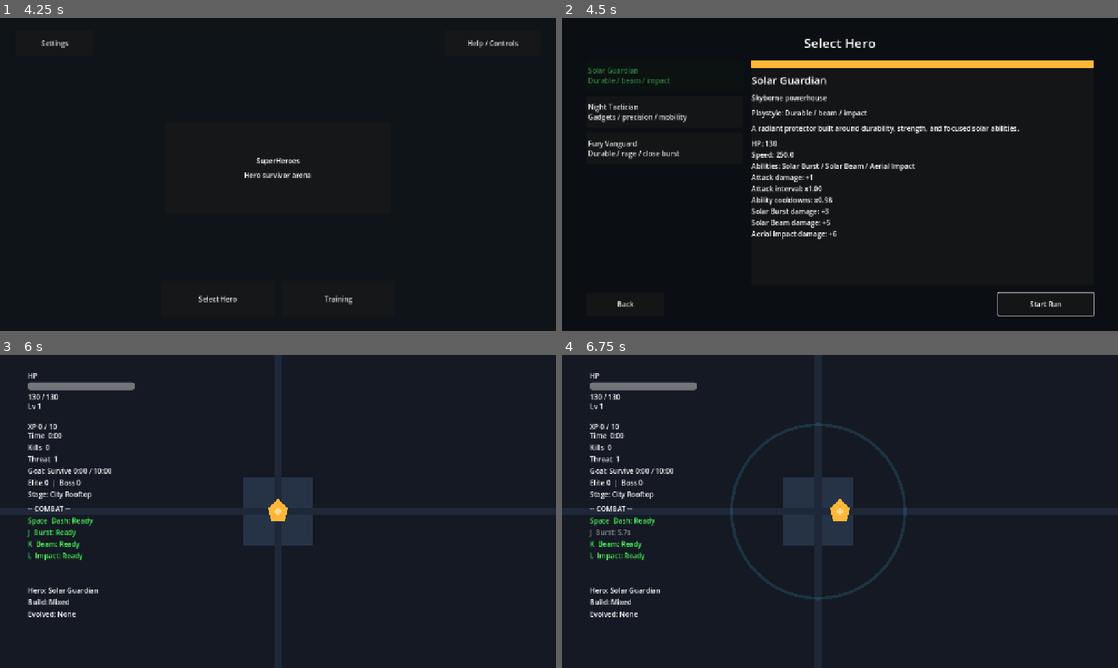
Above: before the commit, frames 1-4 (two rows, left to right).
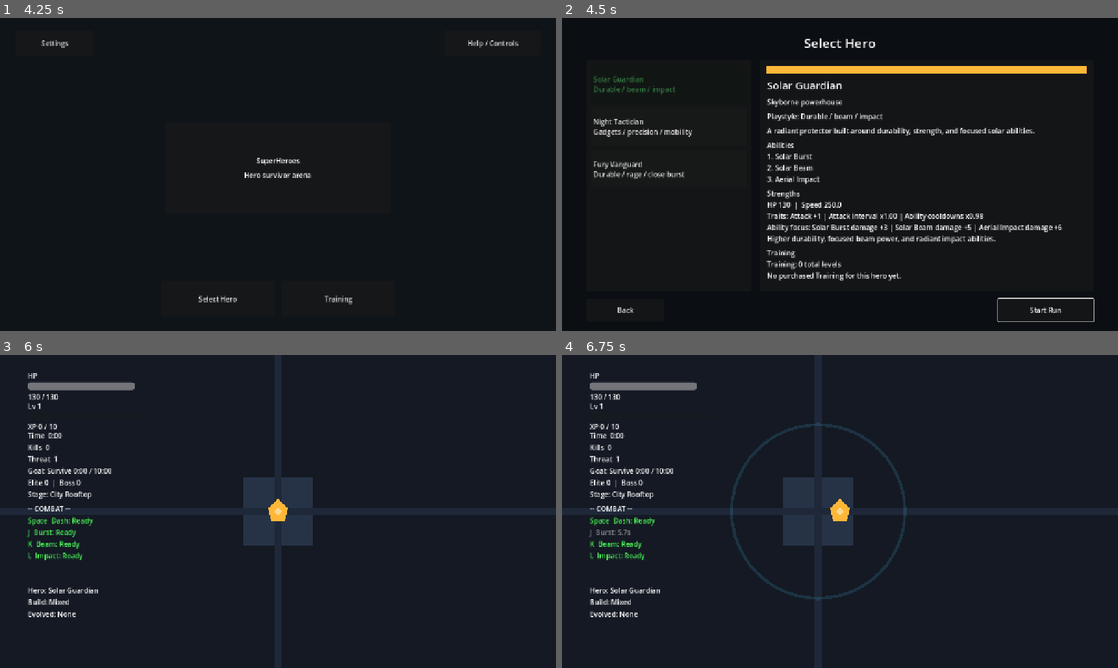
Above: after the commit, the same moments.

Repository: StanisRyz/SuperHeroes
Game: Godot game, scene res://scenes/main/Main.tscn
Two runs of this game, one before a commit and one after it. Both use one fixed random seed, a clock stepped at 60 frames per second and the inputs below.
Inputs (mouse positions are in pixels of both pictures, inside the frame that each line leads up to):
- Up to frame 1 (4.25 s): click "Training" at 0.5 s; click "Night Tactician" at 1.25 s; click "Solar Guardian" at 2 s; click "Fury Vanguard" at 2.75 s; click "Back" at 3.5 s
- Up to frame 2 (4.5 s): click "Select Hero" at 4.25 s
- Up to frame 3 (6 s): click "Start Run" at 5 s; click "Start Run" at 5.75 s
- Up to frame 4 (6.75 s): tap Enter at 6.5 s; move the mouse to (962, 495) at 6.52 s; hold D (move_right) from 6.53 s (still down); hold J (ability_1) from 6.53 s (still down); click (962, 495) at 6.67 s

Frame 1 is identical in both runs. In frame 2, 10% of the frame differs, in the area x 4-96%, y 13-98%; in frame 3, less than 0.1%; in frame 4, less than 0.1%.

Commit message:
Rework character select hero cards
Rework CharacterSelect into clearer hero detail cards:
- Improve hero list cards for Solar Guardian, Night Tactician, and Fury Vanguard.
- Add selected hero detail panel with role, description, ability names, traits, and compact Training summary.
- Preserve remembered hero preselection, locked hero handling, Back, Start Run, StageSelect, and MainMenu flows.
- Keep CharacterSelect display-only; no Training/meta mutation.
- Preserve gameplay balance, persistence, rewards, stages, enemies, and arena logic.
- Update README.md, Agents.md, and validation docs if present.

Diff:
--- a/scenes/ui/CharacterSelect.gd
+++ b/scenes/ui/CharacterSelect.gd
@@ -4,6 +4,14 @@
 signal back_requested
 
 const UIStateColors = preload("res://scenes/ui/UIStateColors.gd")
+
+const TRAINING_TITLES := {
+	"meta_max_health": "Vitality",
+	"meta_attack_damage": "Power",
+	"meta_pickup_radius": "Awareness",
+	"meta_move_speed": "Mobility",
+	"meta_starting_currency_bonus": "Rewards",
+}
 
 var hero_data_provider: Node
 var meta_progression_manager: Node = null
@@ -19,7 +27,9 @@
 var _description_label: Label
 var _last_selected_label: Label
 var _playstyle_label: Label
-var _stats_label: Label
+var _ability_label: Label
+var _traits_label: Label
+var _training_label: Label
 var _start_button: Button
 var _back_button: Button
 var _color_swatch: ColorRect
@@ -97,11 +107,23 @@
 	content.add_theme_constant_override("separation", 20)
 	main.add_child(content)
 
+	var list_panel := PanelContainer.new()
+	list_panel.name = "HeroListPanel"
+	list_panel.custom_minimum_size = Vector2(380, 0)
+	list_panel.size_flags_vertical = Control.SIZE_EXPAND_FILL
+	content.add_child(list_panel)
+
+	var list_margin := MarginContainer.new()
+	list_margin.add_theme_constant_override("margin_left", 12)
+	list_margin.add_theme_constant_override("margin_top", 12)
+	list_margin.add_theme_constant_override("margin_right", 12)
+	list_margin.add_theme_constant_override("margin_bottom", 12)
+	list_panel.add_child(list_margin)
+
 	_cards_box = VBoxContainer.new()
 	_cards_box.name = "HeroList"
-	_cards_box.custom_minimum_size = Vector2(360, 0)
-	_cards_box.add_theme_constant_override("separation", 12)
-	content.add_child(_cards_box)
+	_cards_box.add_theme_constant_override("separation", 10)
+	list_margin.add_child(_cards_box)
 
 	var details_panel := PanelContainer.new()
 	details_panel.name = "DetailsPanel"
@@ -109,10 +131,17 @@
 	details_panel.size_flags_vertical = Control.SIZE_EXPAND_FILL
 	content.add_child(details_panel)
 
+	var details_margin := MarginContainer.new()
+	details_margin.add_theme_constant_override("margin_left", 16)
+	details_margin.add_theme_constant_override("margin_top", 14)
+	details_margin.add_theme_constant_override("margin_right", 16)
+	details_margin.add_theme_constant_override("margin_bottom", 14)
+	details_panel.add_child(details_margin)
+
 	var details := VBoxContainer.new()
 	details.name = "Details"
-	details.add_theme_constant_override("separation", 12)
-	details_panel.add_child(details)
+	details.add_theme_constant_override("separation", 10)
+	details_margin.add_child(details)
 
 	_color_swatch = ColorRect.new()
 	_color_swatch.custom_minimum_size = Vector2(0, 18)
@@ -137,9 +166,9 @@
 	_description_label.autowrap_mode = TextServer.AUTOWRAP_WORD_SMART
 	details.add_child(_description_label)
 
-	_stats_label = Label.new()
-	_stats_label.autowrap_mode = TextServer.AUTOWRAP_WORD_SMART
-	details.add_child(_stats_label)
+	_ability_label = _create_section_label(details, "Abilities")
+	_traits_label = _create_section_label(details, "Strengths")
+	_training_label = _create_section_label(details, "Training")
 
 	var spacer := Control.new()
 	spacer.size_flags_vertical = Control.SIZE_EXPAND_FILL
@@ -167,6 +196,15 @@
 	buttons.add_child(_start_button)
 
 
+func _create_section_label(parent: Control, title: String) -> Label:
+	var label := Label.new()
+	label.autowrap_mode = TextServer.AUTOWRAP_WORD_SMART
+	label.text = "%s\n-" % title
+	label.add_theme_font_size_override("font_size", 16)
+	parent.add_child(label)
+	return label
+
+
 func _reload_heroes() -> void:
 	if _cards_box == null:
 		return
@@ -183,14 +221,9 @@
 		var button := Button.new()
 		var hero_id := str(hero.get("id", ""))
 		var locked := _is_hero_locked(hero)
-		button.custom_minimum_size = Vector2(320, 72)
-		if locked:
-			var unlock_cost := int(hero.get("unlock_cost", 0))
-			button.text = "%s\n[LOCKED — %d currency]" % [hero.get("display_name", "Hero"), unlock_cost]
-			button.modulate = UIStateColors.muted_color()
-		else:
-			button.text = "%s\n%s" % [hero.get("display_name", "Hero"), hero.get("playstyle", "")]
-			button.modulate = Color.WHITE
+		button.custom_minimum_size = Vector2(340, 88)
+		button.text = _build_hero_card_text(hero, locked)
+		button.modulate = UIStateColors.muted_color() if locked else Color.WHITE
 		button.alignment = HORIZONTAL_ALIGNMENT_LEFT
 		button.pressed.connect(_select_hero.bind(hero_id))
 		_cards_box.add_child(button)
@@ -199,6 +232,20 @@
 	_selected_hero_id = _get_initial_hero_id()
 
 	_select_hero(_selected_hero_id)
+
+
+func _build_hero_card_text(hero: Dictionary, locked: bool) -> String:
+	var title: String = str(hero.get("display_name", "Hero"))
+	var role: String = str(hero.get("playstyle", ""))
+	var tags: PackedStringArray = []
+	if not _preferred_hero_id.is_empty() and str(hero.get("id", "")) == _preferred_hero_id:
+		tags.append("Last")
+	if locked:
+		tags.append("Locked: %d" % int(hero.get("unlock_cost", 0)))
+	var state_text: String = ""
+	if not tags.is_empty():
+		state_text = "\n[%s]" % " | ".join(tags)
+	return "%s\n%s%s" % [title, role, state_text]
 
 
 func _select_hero(hero_id: String) -> void:
@@ -222,31 +269,10 @@
 	_color_swatch.color = hero.get("color", Color.WHITE)
 
 	var stats: Dictionary = hero.get("stats", {})
-	var lines: PackedStringArray = []
-	lines.append("HP: %s" % stats.get("max_health", "-"))
-	lines.append("Speed: %s" % stats.get("speed", "-"))
 	var ability_names: Dictionary = hero.get("ability_names", {})
-	if not ability_names.is_empty():
-		lines.append("Abilities: %s / %s / %s" % [
-			_get_ability_display_name(ability_names, 1, "Ability 1"),
-			_get_ability_display_name(ability_names, 2, "Ability 2"),
-			_get_ability_display_name(ability_names, 3, "Ability 3"),
-		])
-	if int(stats.get("attack_damage_bonus", 0)) != 0:
-		lines.append("Attack damage: +%d" % int(stats.get("attack_damage_bonus", 0)))
-	if int(stats.get("projectile_count_bonus", 0)) != 0:
-		lines.append("Projectiles: +%d" % int(stats.get("projectile_count_bonus", 0)))
-	if stats.has("attack_interval_multiplier"):
-		lines.append("Attack interval: x%.2f" % float(stats["attack_interval_multiplier"]))
-	if stats.has("ability_cooldown_multiplier"):
-		lines.append("Ability cooldowns: x%.2f" % float(stats["ability_cooldown_multiplier"]))
-	if int(stats.get("nova_damage_bonus", 0)) != 0:
-		lines.append("%s damage: +%d" % [_get_ability_display_name(ability_names, 1, "Ability 1"), int(stats.get("nova_damage_bonus", 0))])
-	if int(stats.get("laser_damage_bonus", 0)) != 0:
-		lines.append("%s damage: +%d" % [_get_ability_display_name(ability_names, 2, "Ability 2"), int(stats.get("laser_damage_bonus", 0))])
-	if int(stats.get("slam_damage_bonus", 0)) != 0:
-		lines.append("%s damage: +%d" % [_get_ability_display_name(ability_names, 3, "Ability 3"), int(stats.get("slam_damage_bonus", 0))])
-	_stats_label.text = "\n".join(lines)
+	_ability_label.text = "Abilities\n%s" % "\n".join(_build_ability_lines(ability_names))
+	_traits_label.text = "Strengths\n%s" % "\n".join(_build_trait_lines(stats, ability_names))
+	_training_label.text = "Training\n%s" % _build_training_summary(str(hero.get("id", "")))
 
 	var selected_locked := _is_hero_locked(hero)
 	if _start_button != null:
@@ -280,6 +306,70 @@
 	return str(data.get("display_name", fallback))
 
 
+func _build_ability_lines(ability_names: Dictionary) -> PackedStringArray:
+	var lines: PackedStringArray = []
+	lines.append("1. %s" % _get_ability_display_name(ability_names, 1, "Ability 1"))
+	lines.append("2. %s" % _get_ability_display_name(ability_names, 2, "Ability 2"))
+	lines.append("3. %s" % _get_ability_display_name(ability_names, 3, "Ability 3"))
+	return lines
+
+
+func _build_trait_lines(stats: Dictionary, ability_names: Dictionary) -> PackedStringArray:
+	var lines: PackedStringArray = []
+	lines.append("HP %s  |  Speed %s" % [stats.get("max_health", "-"), stats.get("speed", "-")])
+	var modifiers: PackedStringArray = []
+	if int(stats.get("attack_damage_bonus", 0)) != 0:
+		modifiers.append("Attack +%d" % int(stats.get("attack_damage_bonus", 0)))
+	if int(stats.get("projectile_count_bonus", 0)) != 0:
+		modifiers.append("Projectiles +%d" % int(stats.get("projectile_count_bonus", 0)))
+	if stats.has("attack_interval_multiplier"):
+		modifiers.append("Attack interval x%.2f" % float(stats["attack_interval_multiplier"]))
+	if stats.has("ability_cooldown_multiplier"):
+		modifiers.append("Ability cooldowns x%.2f" % float(stats["ability_cooldown_multiplier"]))
+	if not modifiers.is_empty():
+		lines.append("Traits: %s" % " | ".join(modifiers))
+
+	var ability_modifiers: PackedStringArray = []
+	if int(stats.get("nova_damage_bonus", 0)) != 0:
+		ability_modifiers.append("%s damage +%d" % [_get_ability_display_name(ability_names, 1, "Ability 1"), int(stats.get("nova_damage_bonus", 0))])
+	if int(stats.get("laser_damage_bonus", 0)) != 0:
+		ability_modifiers.append("%s damage +%d" % [_get_ability_display_name(ability_names, 2, "Ability 2"), int(stats.get("laser_damage_bonus", 0))])
+	if int(stats.get("slam_damage_bonus", 0)) != 0:
+		ability_modifiers.append("%s damage +%d" % [_get_ability_display_name(ability_names, 3, "Ability 3"), int(stats.get("slam_damage_bonus", 0))])
+	if not ability_modifiers.is_empty():
+		lines.append("Ability focus: %s" % " | ".join(ability_modifiers))
+	var bonus_text: String = _get_starting_bonus_text(stats)
+	if not bonus_text.is_empty():
+		lines.append(bonus_text)
+	return lines
+
+
+func _get_starting_bonus_text(_stats: Dictionary) -> String:
+	var hero: Dictionary = _get_selected_hero()
+	var modifiers: Dictionary = hero.get("starting_modifiers", {})
+	var bonus: String = str(modifiers.get("bonus", ""))
+	return bonus
+
+
+func _build_training_summary(hero_id: String) -> String:
+	if meta_progression_manager == null or not meta_progression_manager.has_method("get_training_levels_for_hero"):
+		return "Training data unavailable on this screen."
+	var levels: Dictionary = meta_progression_manager.get_training_levels_for_hero(hero_id)
+	var total: int = 0
+	var strongest_id: String = ""
+	var strongest_level: int = 0
+	for upgrade_id in levels.keys():
+		var level: int = int(levels[upgrade_id])
+		total += level
+		if level > strongest_level:
+			strongest_level = level
+			strongest_id = str(upgrade_id)
+	if total <= 0:
+		return "Training: 0 total levels\nNo purchased Training for this hero yet."
+	var strongest_name: String = str(TRAINING_TITLES.get(strongest_id, strongest_id))
+	return "Training: %d total levels\nStrongest: %s %d" % [total, strongest_name, strongest_level]
+
+
 func _has_hero(hero_id: String) -> bool:
 	for hero in _heroes:
 		if str(hero.get("id", "")) == hero_id:
Not shown, changed: Agents.md
Not shown, changed: README.md
Not shown, changed: docs/validation/gameplay_validation.md
